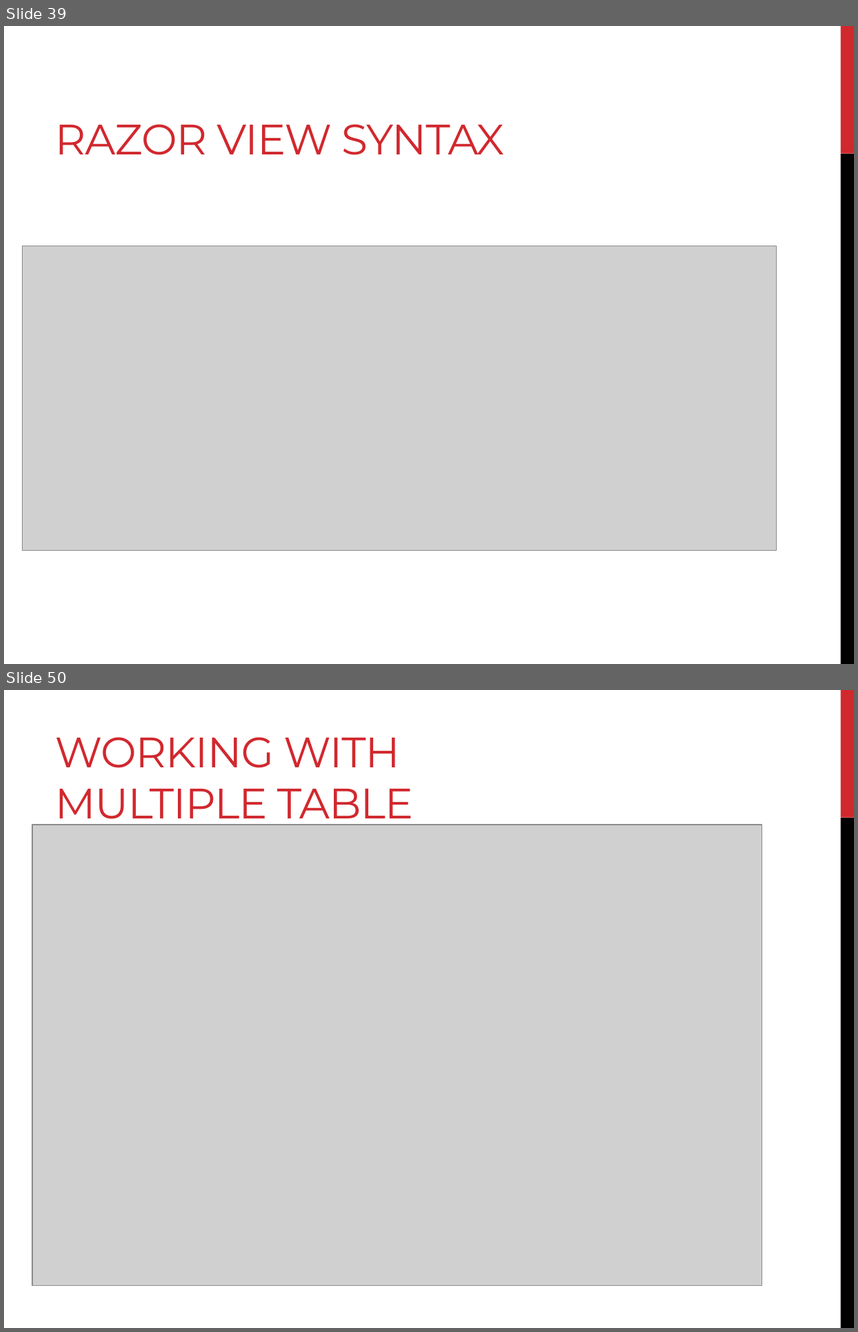
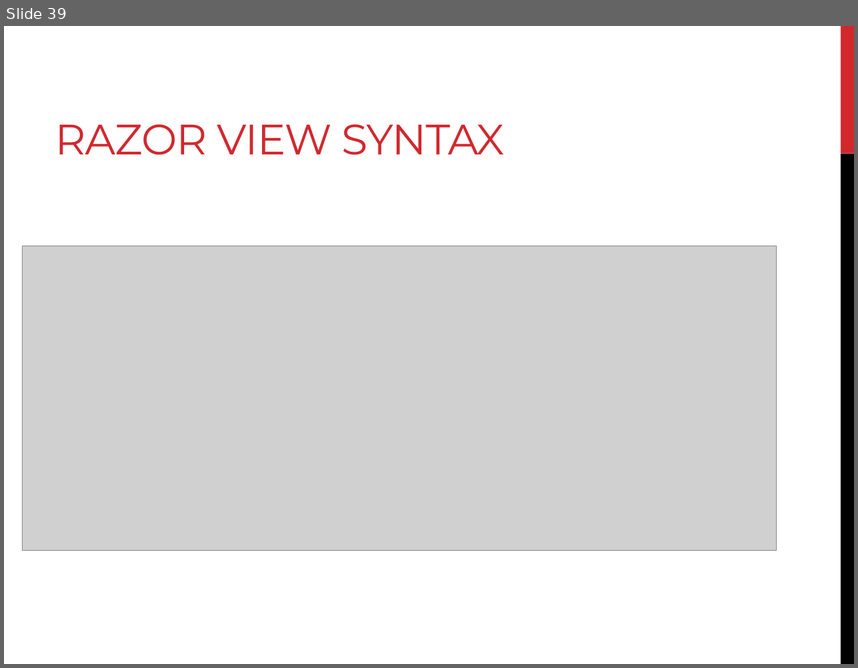
Before and after one commit to yyogesh/ASP.NET-MVC-Notes, a slide deck: ASP.NET_MVC_DAY1.pptx. Shown one above the other, each under a label of ours: slides 39 and 50 before the commit, slide 39 after it; the slides between them are not shown. The pictures are 858x1332 and 858x668 pixels, drawn with LibreOffice and Linux fonts; fonts in the diff are those of the drawing; grey boxes stand for pictures. Boxes give left, top, right and bottom in pixels: in the first picture for what was removed or moved away, otherwise in the second. Text is boxed around its words. In the diff, an @@ line names an element or a change of style, - is before the commit and + after.

```diff
--- a/ASP.NET_MVC_DAY1.pptx
+++ b/ASP.NET_MVC_DAY1.pptx
@@ slide 50 removed at (4,690,854,1328), background #FFFFFF; not listed: 2 template elements that a slide beside it also shows @@
@@ title removed at (55,737,413,829) @@
-WORKING WITH MULTIPLE TABLE
@@ picture removed at (32,825,762,1285) @@
```
Also in this commit, not shown: 3 slides changed, 11 other slides removed.
